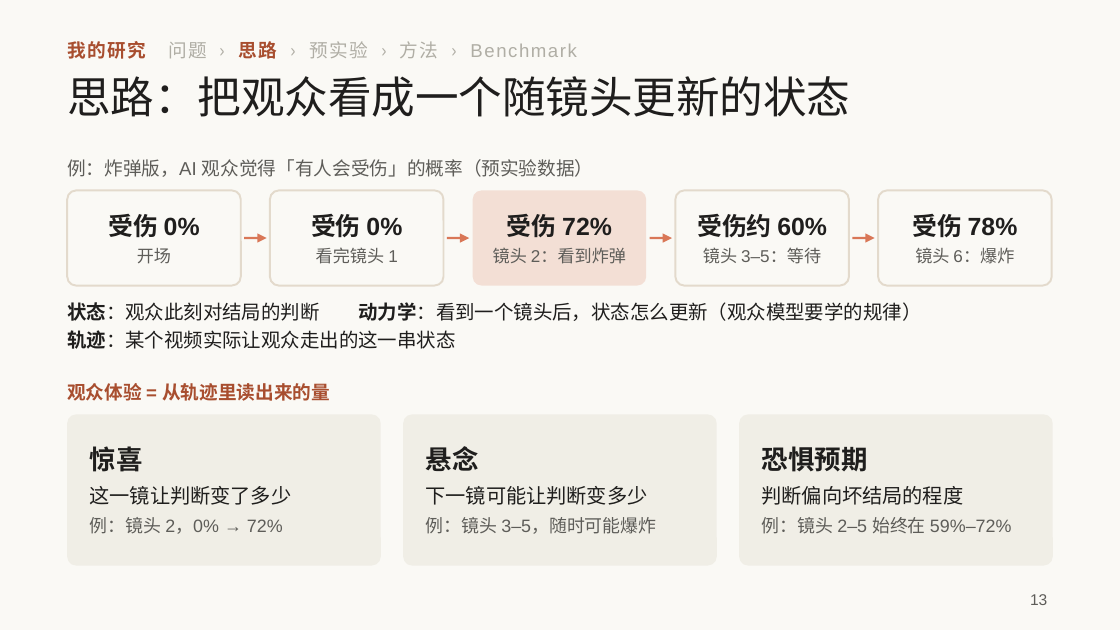
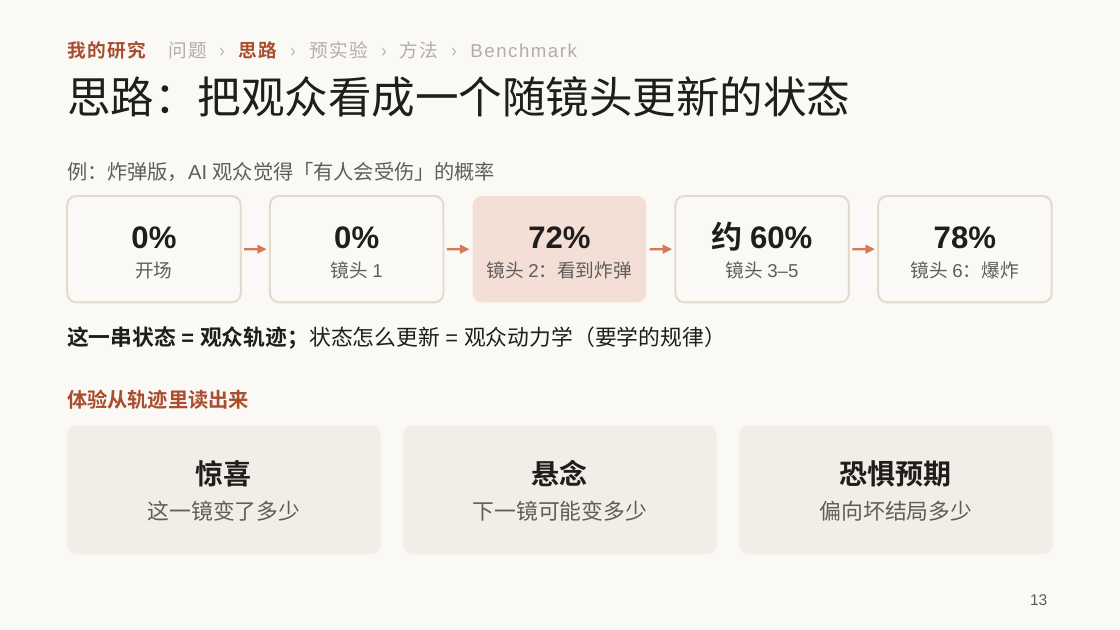
Before and after one commit to irving-2222/ICML, a slide deck: slide 13 of talk/研究分享_从多智能体协作到自进化.pptx. Drawn at 1120x630 pixels with LibreOffice and Linux fonts; fonts in the diff are those of the drawing. Boxes give left, top, right and bottom in pixels: in the first picture for what was removed or moved away, otherwise in the second. Text is boxed around its words. In the diff, an @@ line names an element or a change of style, - is before the commit and + after.

```diff
--- a/talk/研究分享_从多智能体协作到自进化.pptx
+++ b/talk/研究分享_从多智能体协作到自进化.pptx
@@ text at [67, 162, 495, 181]: text changed; size 12 to 13 pt @@
-例：炸弹版，AI 观众觉得「有人会受伤」的概率（预实验数据）
+例：炸弹版，AI 观众觉得「有人会受伤」的概率
@@ rounded rectangle: place and size @@
-rounded rectangle at [67, 190, 241, 286]
+rounded rectangle at [67, 196, 241, 302]
@@ rounded rectangle: place and size @@
-rounded rectangle at [270, 190, 444, 286]
+rounded rectangle at [270, 196, 444, 302]
@@ rounded rectangle: place and size @@
-rounded rectangle at [473, 190, 646, 286]
+rounded rectangle at [473, 196, 646, 302]
@@ rounded rectangle: place and size @@
-rounded rectangle at [675, 190, 849, 286]
+rounded rectangle at [675, 196, 849, 302]
@@ proportions changed in 8 elements at [67, 426, 381, 554], [403, 426, 717, 554], [739, 426, 1053, 554], [67, 196, 241, 302], [270, 196, 444, 302], [473, 196, 646, 302], [675, 196, 849, 302], [878, 196, 1052, 302] @@
@@ rounded rectangle: place and size @@
-rounded rectangle at [878, 190, 1052, 286]
+rounded rectangle at [878, 196, 1052, 302]
@@ text at [131, 226, 176, 249]: text changed; size 16 to 20 pt @@
-受伤 0%
+0%
@@ text at [331, 226, 382, 279]: text changed; size 11 to 12 pt @@
-受伤 0%
-看完镜头 1
+0%
+镜头 1
@@ text at [528, 226, 590, 249]: text changed; size 16 to 20 pt @@
-受伤 72%
+72%
@@ text at [712, 221, 812, 279]: text changed; size 11 to 12 pt @@
-受伤约 60%
-镜头 3–5：等待
+约 60%
+镜头 3–5
@@ text at [934, 226, 996, 249]: text changed; size 16 to 20 pt @@
-受伤 78%
+78%
@@ text at [135, 261, 172, 279]: size 11 to 12 pt in "开场" @@
@@ text at [487, 261, 632, 279]: size 11 to 12 pt in "镜头 2：看到炸弹" @@
@@ 4 arrows: place and size @@
-4 arrows at [244, 237, 875, 237]
+4 arrows at [244, 250, 875, 250]
@@ text at [911, 261, 1018, 279]: size 11 to 12 pt in "镜头 6：爆炸" @@
@@ text at [67, 326, 726, 349]: text changed; size 12.5 to 14 pt @@
-状态：观众此刻对结局的判断 动力学：看到一个镜头后，状态怎么更新（观众模型要学的规律）
-轨迹：某个视频实际让观众走出的这一串状态
+这一串状态 = 观众轨迹；状态怎么更新 = 观众动力学（要学的规律）
@@ text "这一串状态 = 观众轨迹；状态怎么更新 = 观众动力学（要学的规律）" at [67, 326, 726, 349]: vertical alignment top to middle @@
@@ text at [67, 389, 249, 409]: text changed; size 12 to 13 pt @@
-观众体验 = 从轨迹里读出来的量
+体验从轨迹里读出来
@@ rounded rectangle: place and size @@
-rounded rectangle at [67, 414, 381, 566]
+rounded rectangle at [67, 426, 381, 554]
@@ text "惊喜": place and size @@
-text "惊喜" at [90, 446, 292, 534]
+text "惊喜" at [148, 460, 301, 521]
@@ rounded rectangle: place and size @@
-rounded rectangle at [403, 414, 717, 566]
+rounded rectangle at [403, 426, 717, 554]
@@ text "悬念": place and size @@
-text "悬念" at [426, 446, 656, 534]
+text "悬念" at [473, 460, 648, 521]
@@ rounded rectangle: place and size @@
-rounded rectangle at [739, 414, 1053, 566]
+rounded rectangle at [739, 426, 1053, 554]
@@ text "恐惧预期": place and size @@
-text "恐惧预期" at [762, 446, 1012, 534]
+text "恐惧预期" at [820, 460, 973, 521]
@@ text at [196, 460, 252, 487]: size 17 to 18 pt in "惊喜"; alignment left to centre @@
@@ text at [532, 460, 588, 487]: size 17 to 18 pt in "悬念"; alignment left to centre @@
@@ text at [840, 460, 952, 487]: size 17 to 18 pt in "恐惧预期"; alignment left to centre @@
@@ text at [148, 500, 301, 521]: text changed; size 11.5 to 14 pt @@
-这一镜让判断变了多少
-例：镜头 2，0% → 72%
+这一镜变了多少
@@ text at [473, 500, 648, 521]: text changed; size 11.5 to 14 pt @@
-下一镜可能让判断变多少
-例：镜头 3–5，随时可能爆炸
+下一镜可能变多少
@@ text at [820, 500, 973, 521]: text changed; size 11.5 to 14 pt @@
-判断偏向坏结局的程度
-例：镜头 2–5 始终在 59%–72%
+偏向坏结局多少
```
Also in this commit, not shown: 4 other slides changed.
